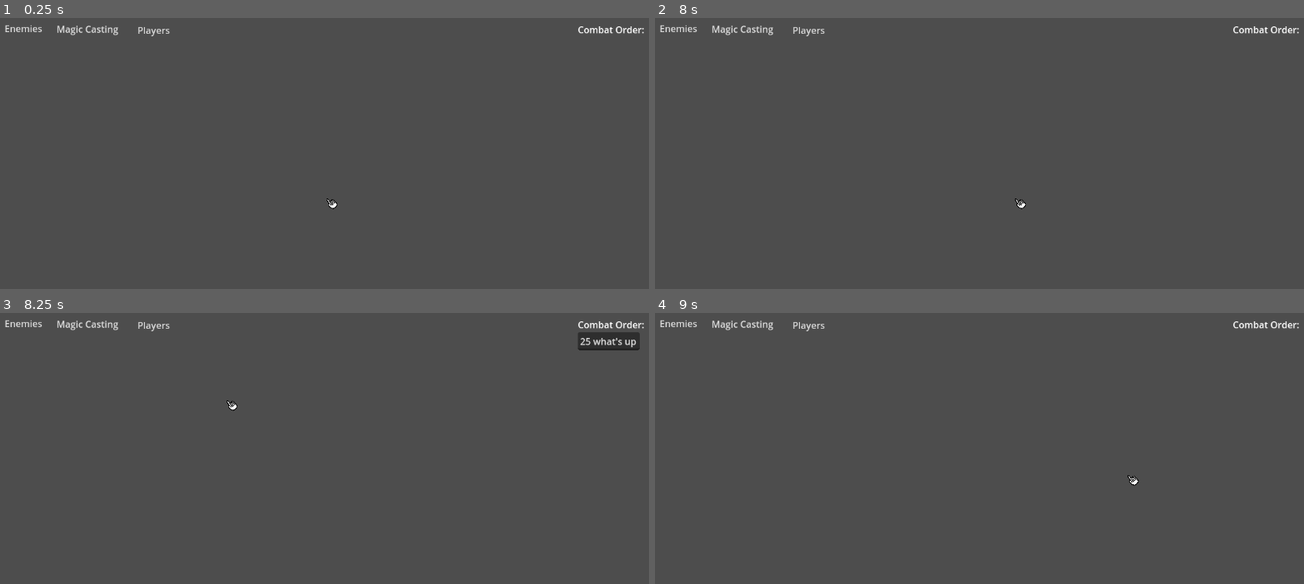
Above: before the commit, frames 1-4 (two rows, left to right).
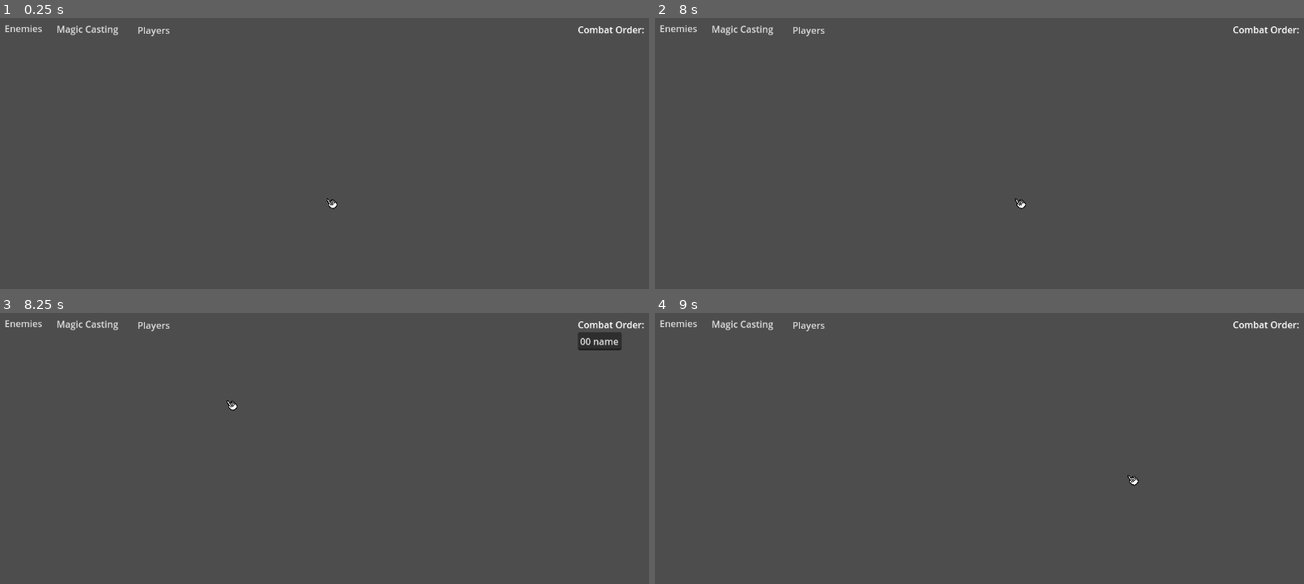
Above: after the commit, the same moments.

Repository: Fonzy2400/TTRPG_player
Game: Godot game, scene res://World.tscn
The game is run twice, just before and just after one commit, with the same random seed, the same clock (stepped at 60 frames per second) and the same inputs.
Inputs (mouse positions are in pixels of both pictures, inside the frame that each line leads up to):
- Up to frame 1 (0.25 s): no input
- Up to frame 2 (8 s): click "Magic Casting" at 0.5 s; click "Enemies" at 1.25 s; click "Players" at 2 s; tap Enter at 2.75, 4.25, 5.75 s; move the mouse to (1135, 186) at 2.77 s; hold Z (scaleUp) 2.78-3.53 s; hold S (cameraDown) 2.78-3.53 s; tap Space at 3.5, 5, 6.5 s; move the mouse to (856, 221) at 3.52 s; hold C (scaleDown) 3.53-4.28 s; tap A (cameraLeft) at 3.6 s; move the mouse to (1057, 120) at 4.27 s; hold D (cameraRight) 4.28-5.03 s; hold Z (scaleUp) 4.28-5.78 s; move the mouse to (953, 278) at 5.02 s; tap W (cameraUp) at 5.1 s; move the mouse to (1187, 259) at 5.77 s; hold C (scaleDown) from 5.78 s (still down); tap Delete (delete) at 5.85 s; move the mouse to (791, 148) at 6.52 s; tap Middle mouse button (grabCamera) at 6.6 s; move the mouse to (1018, 204) at 7.27 s; click (1018, 204) at 7.35 s
- Up to frame 3 (8.25 s): move the mouse to (233, 405) at 8.02 s; release C (scaleDown) at 8.03 s; hold Z (scaleUp) from 8.03 s (still down); tap N (new_combatant) at 8.1 s
- Up to frame 4 (9 s): keep holding Z (scaleUp); move the mouse to (1135, 481) at 8.77 s; tap M (remove_combatant) at 8.85 s

Frames 1-2 are identical in both runs. In frame 3, 0.3% of the frame differs, in the area x 89-99%, y 7-14%; in frame 4, nothing differs.

Commit message:
minor change

Diff:
--- a/turn_order_tile.tscn
+++ b/turn_order_tile.tscn
@@ -6,6 +6,6 @@
 offset_right = 200.0
 offset_bottom = 31.0
 scale = Vector2(0.776, 1.08428)
-text = "25 what's up"
+text = "00 name"
 expand_to_text_length = true
 script = ExtResource("1_3t265")
